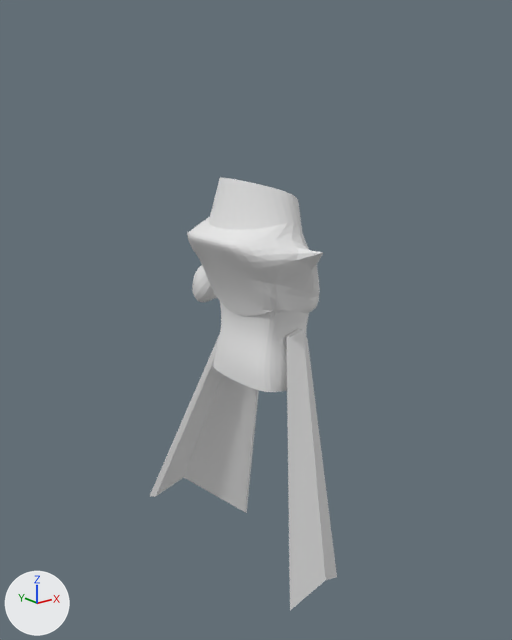
The Blender file 3D Basics/Assets/Models/Reya.blend: old version first, new version second.
Both versions are drawn from a 50 mm camera at (-8.06, -9.8, 10.97) aimed at (-0.02, 0.24, 6.96). Arrows for +X, +Y and +Z are at lower left; the lights stay in place.

The older version as bpy lines, for what is in view:
```python
me_cube_001 = bpy.data.meshes.new('Cube.001')
me_cube_001.from_pydata(...)  # 75 vertices, 74 faces, 3 loose edges; spans x -1.31..1.07, y -1.71..1.99, z -0.39..1.44
me_cube_001.materials.append(None)
me_cube_002 = bpy.data.meshes.new('Cube.002')
me_cube_002.from_pydata(...)  # 84 vertices, 72 faces; spans x -0.7..0.77, y -0.95..0.95, z -1.09..0.4
me_cube_002.materials.append(None)
me_cube_003 = bpy.data.meshes.new('Cube.003')
me_cube_003.from_pydata(...)  # 12 vertices, 10 faces; spans x -1.27..0.76, y 0.56..2.32, z -3.5..1.67
me_cube_005 = bpy.data.meshes.new('Cube.005')
me_cube_005.from_pydata(...)  # 12 vertices, 10 faces; spans x -1.27..0.76, y 0.56..2.32, z -3.5..1.67
ob_cape = bpy.data.objects.new('Cape', me_cube_003)
ob_cape.location = (0.0, 0.12, 5.3)
ob_cape_001 = bpy.data.objects.new('Cape.001', me_cube_005)
ob_cape_001.location = (0.0, 0.07, 5.3)
ob_cape_001.scale = (1.0, -1.0, 1.0)
ob_jacket = bpy.data.objects.new('Jacket', me_cube_001)
ob_jacket.location = (0.0, 0.11, 7.53)
ob_jacket.scale = (1.0, 1.0, 1.49)
_m = ob_jacket.modifiers.new('Subdivision', 'SUBSURF')
_m.levels = 0
ob_torso = bpy.data.objects.new('Torso', me_cube_002)
ob_torso.location = (0.0, 0.11, 7.53)
ob_torso.scale = (1.02, 1.02, 1.52)
_m = ob_torso.modifiers.new('Subdivision', 'SUBSURF')
```
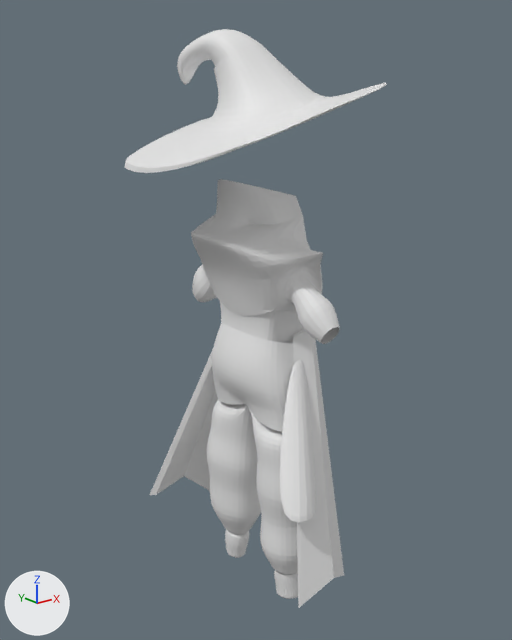
The edits, one by one:
me_cube_001 is used by ob_jacket; location (0.0, 0.11, 7.53); scale (1.0, 1.0, 1.49).
me_cube_001 had 75 vertices, 74 faces, 3 loose edges and spanned x -1.31..1.07, y -1.71..1.99, z -0.39..1.44.
me_cube_001 now has 107 vertices, 107 faces, 3 loose edges and spans x -1.26..1.07, y -2.05..1.99, z -0.39..1.45.
Part 1, on me_cube_001:
9 vertices are removed from x -1.0..0.07, y -0.87..0.83, z 0.88..1.44.
22 faces are deleted.
4 vertices in x -1.31, y -0.66..0.6, z 0.79 move by (0.05, 0.0, 0.0).
10 vertices move from x -1.21..0.21, y -1.12..1.05, z 0.04..0.93 to x -1.15..0.1, y -1.12..1.05, z 0.04..0.95.
41 vertices are added at x -1.04..0.46, y -2.05..0.89, z -0.34..1.45.
55 new faces join them.
Mesh me_cube_010 is new.
It has 108 vertices, 93 faces and spans x -0.33..0.22, y -1.0..0.95, z -3.84..-3.37.
Mesh me_cube_009 is new.
It has 64 vertices, 53 faces, 2 loose edges and spans x -0.75..0.58, y -1.06..1.05, z -1.72..-0.55.
Mesh me_cube_008 is new.
It has 33 vertices, 32 faces and spans x -0.29..0.54, y -0.23..1.3, z 0.15..1.18.
Mesh me_cube_007 is new.
It has 70 vertices, 68 faces and spans x -1.97..2.78, y -2.49..2.26, z -1.22..0.87.
Mesh me_cube_006 is new.
It has 12 vertices, 10 faces and spans x -1.13..0.56, y 0.94..2.54, z -2.8..0.09.
Mesh me_cube_004 is new.
It has 142 vertices, 131 faces and spans x -0.72..0.63, y -1.3..1.27, z -3.45..-1.45.
Object 'Cape' (ob_cape) moves from (0.0, 0.12, 5.3) to (0.04, 0.17, 5.3).
Object 'Cape.001' (ob_cape_001) moves from (0.0, 0.07, 5.3) to (0.15, 0.02, 5.3).
Object 'Socks' (ob_socks) is new; it shows me_cube_010.
Its location is (0.05, 0.09, 7.83).
Its scale is (1.12, 1.19, 1.69).
It gains a SUBSURF modifier named 'Subdivision'.
Modifier setting: levels = 0.
Object 'Pant Top' (ob_pant_top) is new; it shows me_cube_009.
Its location is (0.05, 0.09, 7.83).
Its scale is (1.12, 1.19, 1.69).
It gains a SUBSURF modifier named 'Subdivision'.
Object 'Hat.001' (ob_hat_001) is new; it shows me_cube_008.
Its location is (-0.47, 0.22, 10.78).
Its rotation in degrees is (1.6, -8.8, 0.9).
Its scale is (1.35, 0.952, 1.14).
It gains a SUBSURF modifier named 'Subdivision'.
Modifier setting: levels = 0.
Object 'Hat' (ob_hat) is new; it shows me_cube_007.
Its location is (-0.57, 0.38, 10.92).
Its rotation in degrees is (-2.9, -6.1, -0.4).
Its scale is (1.39, 1.0, 1.0).
It gains a SUBSURF modifier named 'Subdivision'.
Object 'Cape.002' (ob_cape_002) is new; it shows me_cube_006.
Its location is (-0.32, 0.1, 6.58).
Its scale is (1.0, -1.0, 1.0).
It gains a SUBSURF modifier named 'Subdivision'.
Modifier setting: levels = 0.
Object 'Pant Legs' (ob_pant_legs) is new; it shows me_cube_004.
Its location is (0.05, 0.09, 7.83).
Its scale is (1.12, 1.19, 1.69).
It gains a SUBSURF modifier named 'Subdivision'.
Modifier setting: levels = 0.

Where the change shows, as pixel boxes (x1, y1, x2, y2) in the pictures (512 x 640 px):
'Jacket', reshaped (9% wider, 19% taller): before (187, 177, 323, 316); after (191, 179, 340, 344)
'Hat', added: after (125, 43, 387, 173)
'Cape.001', moved: before (286, 329, 337, 610); after (293, 329, 344, 608)
'Pant Legs', added: after (206, 400, 298, 574)
'Cape', moved: before (150, 334, 259, 513); after (150, 349, 218, 495)
'Pant Top', added: after (212, 322, 294, 432)
'Cape.002', added: after (280, 359, 316, 522)
'Hat.001', added: after (177, 29, 262, 85)
'Socks', added: after (225, 530, 298, 599)
part 1 of me_cube_001, built on: before (187, 177, 323, 313); after (191, 179, 340, 344)
'Torso', unchanged, covered by the edit: before (213, 302, 309, 392); after (220, 302, 303, 344)
